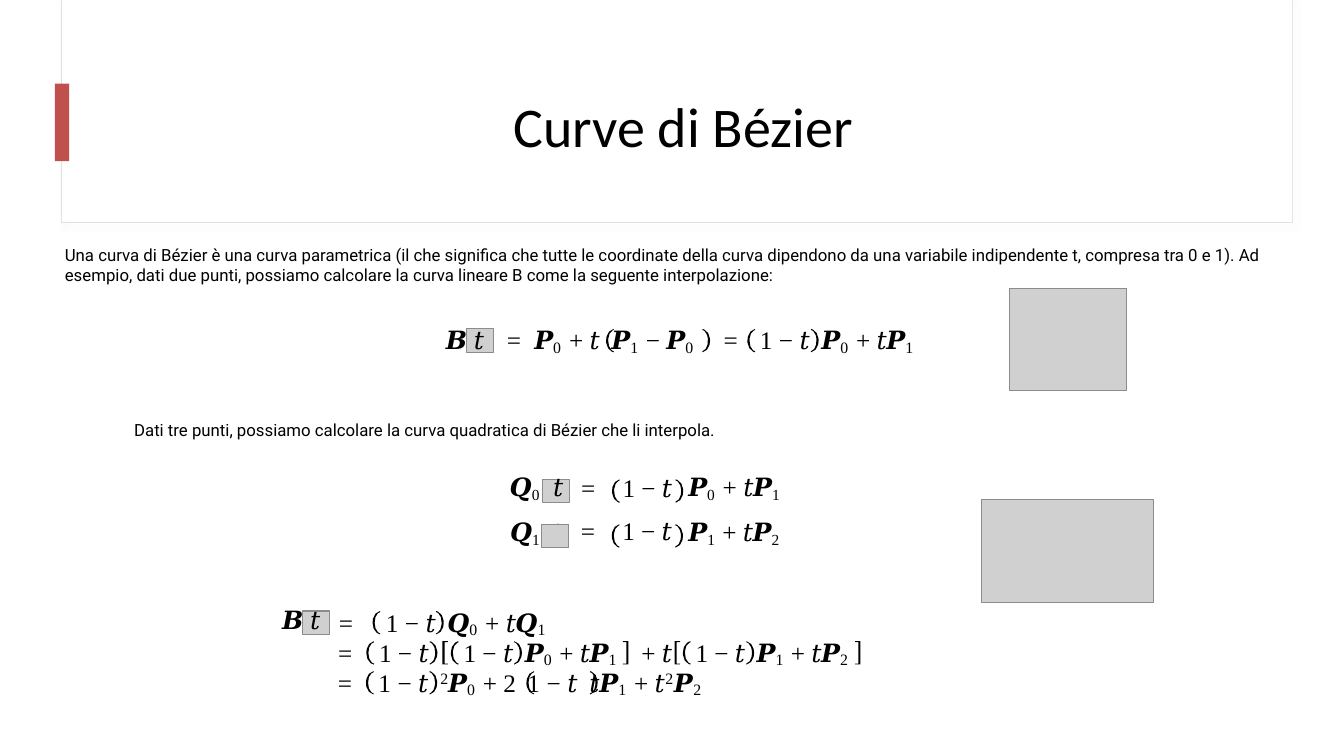
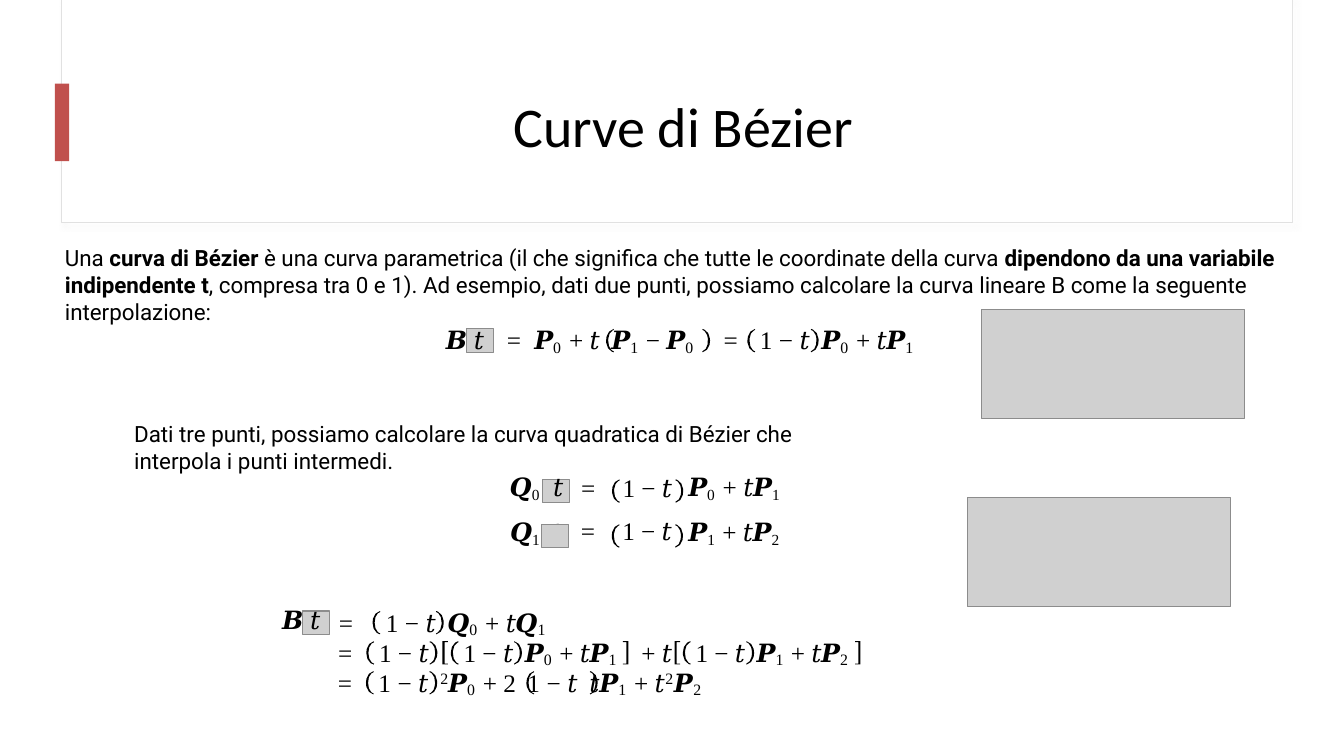
Before and after one commit to mtomas03/Thesis_Paper, a slide deck: slide 5 of Presentation.pptx. Drawn at 1344x756 pixels with LibreOffice and Linux fonts; fonts in the diff are those of the drawing; grey boxes stand for pictures. Boxes give left, top, right and bottom in pixels: in the first picture for what was removed or moved away, otherwise in the second. Text is boxed around its words. In the diff, an @@ line names an element or a change of style, - is before the commit and + after.

```diff
--- a/Presentation.pptx
+++ b/Presentation.pptx
@@ text "Una curva di Bézier è ..." at (65, 248, 1275, 325): size 12 to 16 pt; bold on in "curva di Bézier dipendono da una variabile ..." @@
@@ picture removed at (1010, 288, 1127, 390) @@
@@ picture added at (982, 310, 1244, 418) @@
@@ text at (134, 425, 792, 474): text changed; size 12 to 16 pt @@
-Dati tre punti, possiamo calcolare la curva quadratica di Bézier che li interpola.
+Dati tre punti, possiamo calcolare la curva quadratica di Bézier che interpola i punti intermedi.
@@ picture: place and size @@
-picture at (981, 500, 1153, 603)
+picture at (968, 498, 1230, 607)
```
Also in this commit, not shown: 15 other slides changed, 3 slides added, 1 slide removed.
